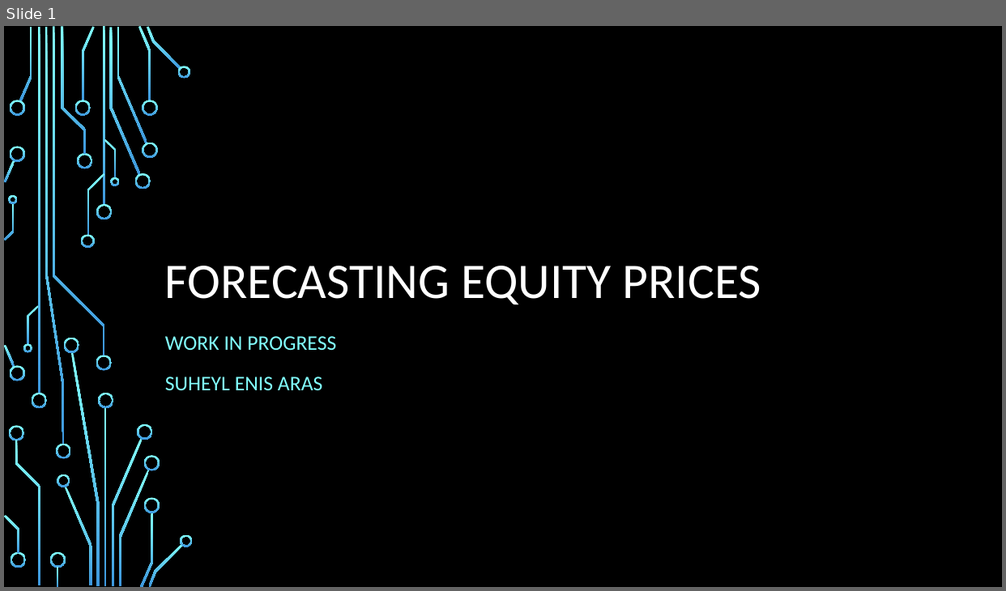
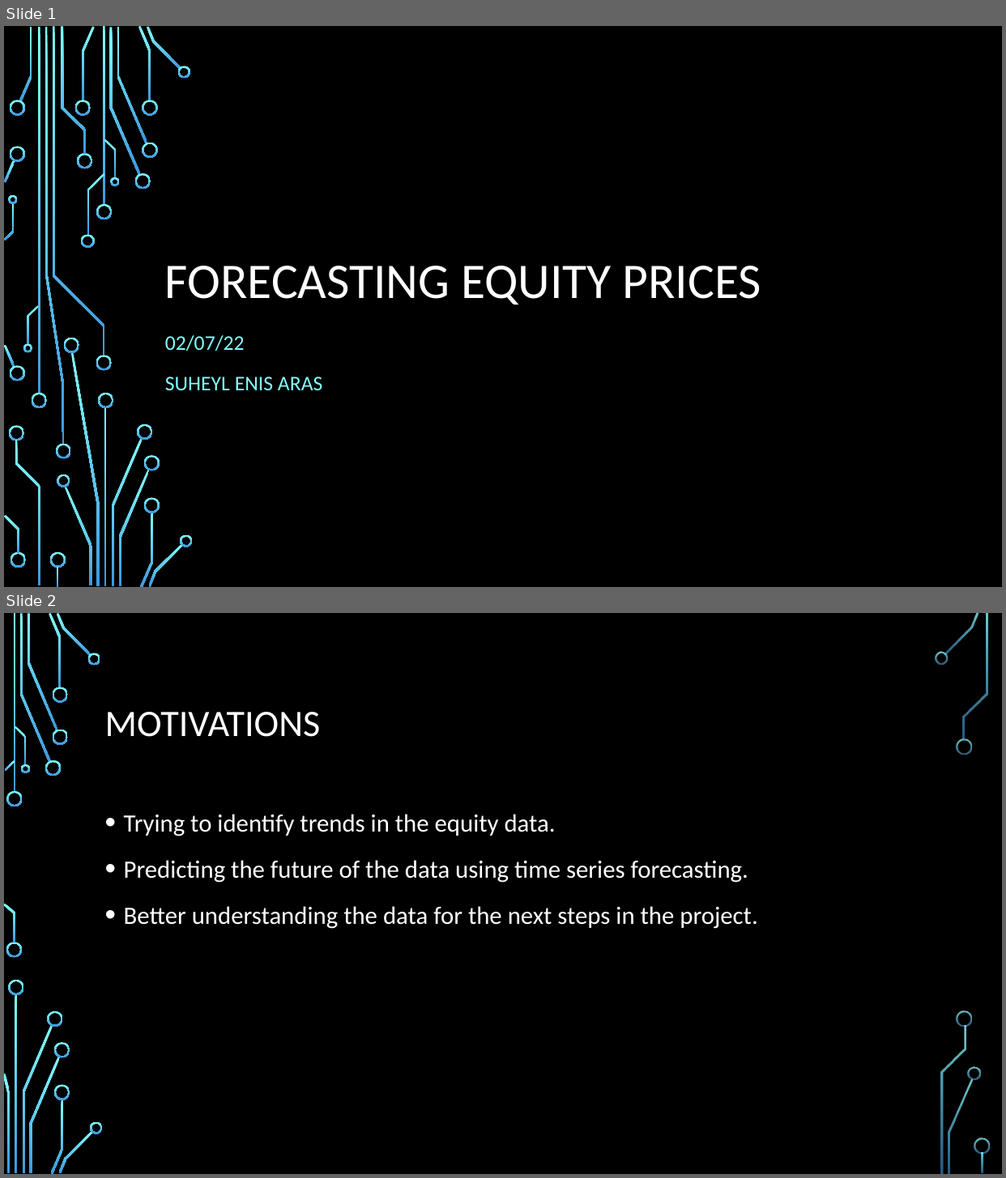
Before and after one commit to enisaras/RLOnEquities-Research, a slide deck: presentations/Week2_forecasting.pptx. Shown one above the other, each under a label of ours: slide 1 before the commit, slides 1 and 2 after it. The pictures are 1006x591 and 1006x1178 pixels, drawn with LibreOffice and Linux fonts; fonts in the diff are those of the drawing; background and template pictures are left out. Boxes give left, top, right and bottom in pixels: in the first picture for what was removed or moved away, otherwise in the second. Text is boxed around its words. In the diff, an @@ line names an element or a change of style, - is before the commit and + after.

```diff
--- a/presentations/Week2_forecasting.pptx
+++ b/presentations/Week2_forecasting.pptx
@@ slide 2 added at (x1=4, y1=613, x2=1002, y2=1174), background picture (left out) @@
@@ title added at (x1=105, y1=712, x2=321, y2=737), 36 pt, text #FFFFFF @@
+MOTIVATIONS
@@ text added at (x1=124, y1=814, x2=757, y2=929), 24 pt, text #FFFFFF @@
+• Trying to identify trends in the equity data.
+• Predicting the future of the data using time series forecasting.
+• Better understanding the data for the next steps in the project.
@@ group added at (x1=4, y1=613, x2=990, y2=1174): 33 freeform shapes, 3 rectangles @@
@@ slide 1 changed as well @@
@@ subtitle at (x1=165, y1=335, x2=245, y2=351): text changed @@
-WORK IN PROGRESS
+02/07/22
```
Also in this commit, not shown: 10 other slides added, 8 other files.
